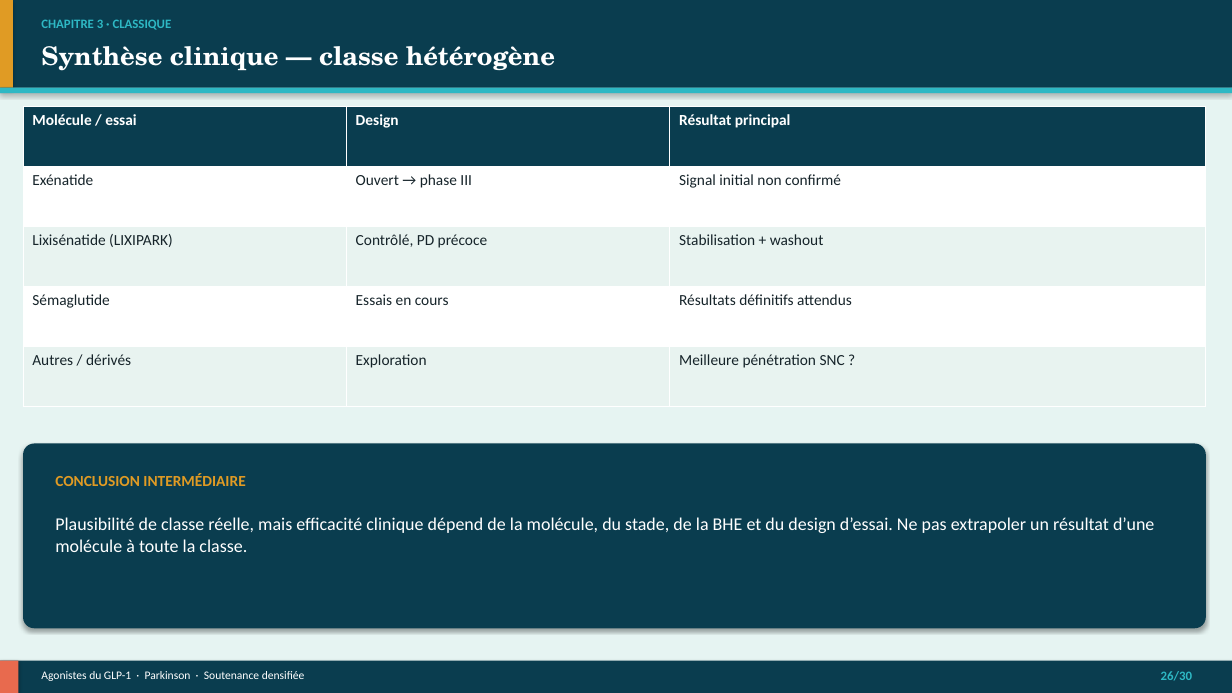
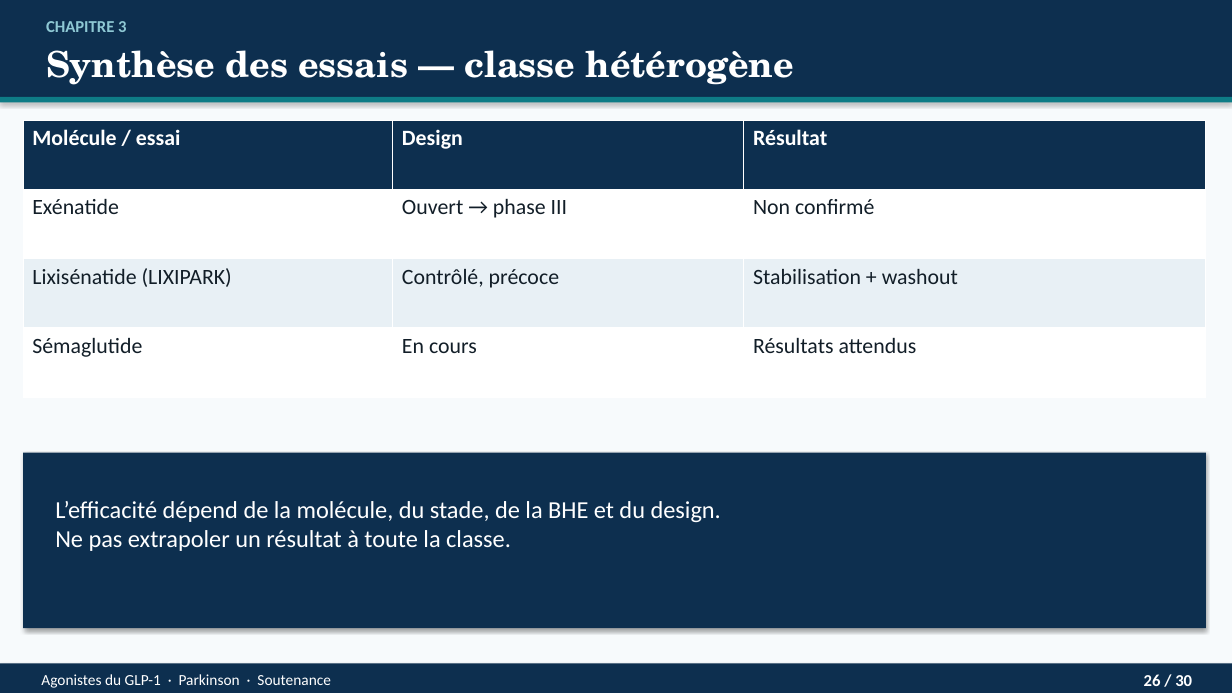
Before and after one commit to Mashtal-Platform/mashtal-platform, a slide deck: slide 26 of docs/presentation/Soutenance_GLP1_Parkinson.pptx. Drawn at 1232x693 pixels with LibreOffice and Linux fonts; fonts in the diff are those of the drawing. Boxes give left, top, right and bottom in pixels: in the first picture for what was removed or moved away, otherwise in the second. Text is boxed around its words. In the diff, an @@ line names an element or a change of style, - is before the commit and + after.

```diff
--- a/docs/presentation/Soutenance_GLP1_Parkinson.pptx
+++ b/docs/presentation/Soutenance_GLP1_Parkinson.pptx
@@ rectangle at [0, 0, 1232, 693]: fill #E6F4F2 to #F7FAFC @@
@@ rectangle: place and size @@
-rectangle at [0, 0, 1232, 88]
+rectangle at [0, 0, 1232, 97]
@@ rectangle at [0, 0, 1232, 97]: fill #0A3D4F to #0D2F4F @@
@@ rectangle removed at [0, 0, 13, 88] @@
@@ text at [46, 21, 126, 32]: text changed; size 10 to 13 pt; text colour #2EB8C4 to #8EC8D4 @@
-CHAPITRE 3 · CLASSIQUE
+CHAPITRE 3
@@ text at [46, 50, 794, 85]: text changed; size 20 to 28 pt @@
-Synthèse clinique — classe hétérogène
+Synthèse des essais — classe hétérogène
@@ rectangle: place and size @@
-rectangle at [0, 88, 1232, 93]
+rectangle at [0, 97, 1232, 103]
@@ rectangle at [0, 97, 1232, 103]: fill #2EB8C4 to #0E7C86 @@
@@ table at [23, 120, 1206, 397] @@
-row 1: Molécule / essai | Design | Résultat principal
-row 2: Exénatide | Ouvert → phase III | Signal initial non confirmé
-row 3: Lixisénatide (LIXIPARK) | Contrôlé, PD précoce | Stabilisation + washout
-row 4: Sémaglutide | Essais en cours | Résultats définitifs attendus
-row 5: Autres / dérivés | Exploration | Meilleure pénétration SNC ?
+row 1: Molécule / essai | Design | Résultat
+row 2: Exénatide | Ouvert → phase III | Non confirmé
+row 3: Lixisénatide (LIXIPARK) | Contrôlé, précoce | Stabilisation + washout
+row 4: Sémaglutide | En cours | Résultats attendus
@@ table: place and size @@
-table at [23, 106, 1206, 407]
+table at [23, 120, 1206, 397]
@@ rounded rectangle removed at [23, 444, 1206, 628] @@
@@ rectangle added at [23, 453, 1206, 628], fill #0D2F4F @@
@@ text removed at [55, 473, 245, 486] @@
-CONCLUSION INTERMÉDIAIRE
@@ text at [55, 501, 721, 551]: text changed; size 14 to 19 pt @@
-Plausibilité de classe réelle, mais efficacité clinique dépend de la molécule, du stade, de la BHE et du design d’essai. Ne pas extrapoler un résultat d’une molécule à toute la classe.
+L’efficacité dépend de la molécule, du stade, de la BHE et du design.
+Ne pas extrapoler un résultat à toute la classe.
@@ rectangle at [0, 664, 1232, 693]: fill #0A3D4F to #0D2F4F @@
@@ rectangle removed at [0, 661, 18, 693] @@
@@ text at [41, 674, 331, 688]: text changed; size 9 to 12 pt @@
-Agonistes du GLP-1 · Parkinson · Soutenance densifiée
+Agonistes du GLP-1 · Parkinson · Soutenance
@@ text at [1144, 674, 1192, 686]: text changed; size 10 to 13 pt; text colour #2EB8C4 to #FFFFFF @@
-26/30
+26 / 30
```
Also in this commit, not shown: 29 other slides changed, 9 other files.
